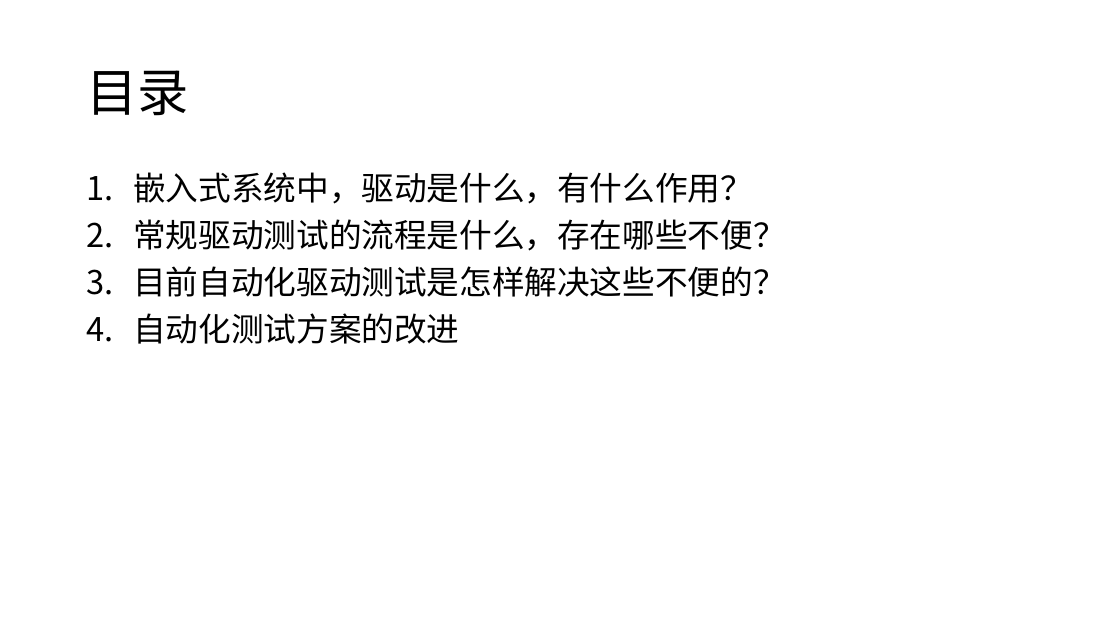
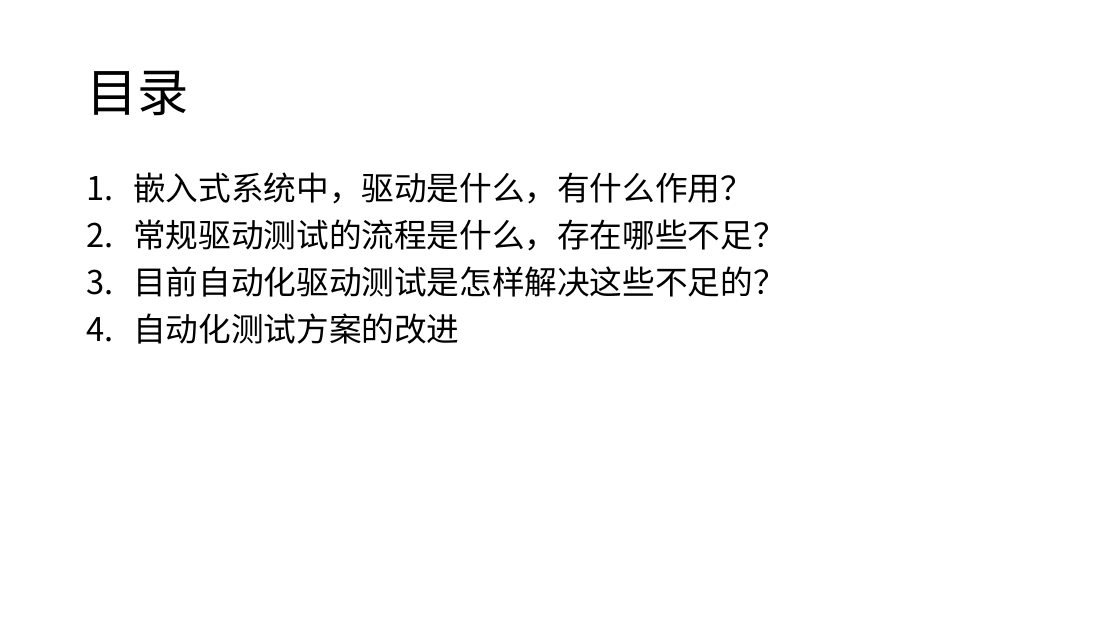
Before and after one commit to whitebkues1/ppt, a slide deck: slide 2 of xianzheng.pptx. Drawn at 1120x630 pixels with LibreOffice and Linux fonts; fonts in the diff are those of the drawing. Boxes give left, top, right and bottom in pixels: in the first picture for what was removed or moved away, otherwise in the second. Text is boxed around its words. In the diff, an @@ line names an element or a change of style, - is before the commit and + after.

```diff
--- a/xianzheng.pptx
+++ b/xianzheng.pptx
@@ text at (133,219,785,297): text changed @@
-2. 常规驱动测试的流程是什么，存在哪些不便？
-3. 目前自动化驱动测试是怎样解决这些不便的？
+2. 常规驱动测试的流程是什么，存在哪些不足？
+3. 目前自动化驱动测试是怎样解决这些不足的？
```
Also in this commit, not shown: 10 other slides changed, 5 other files.
